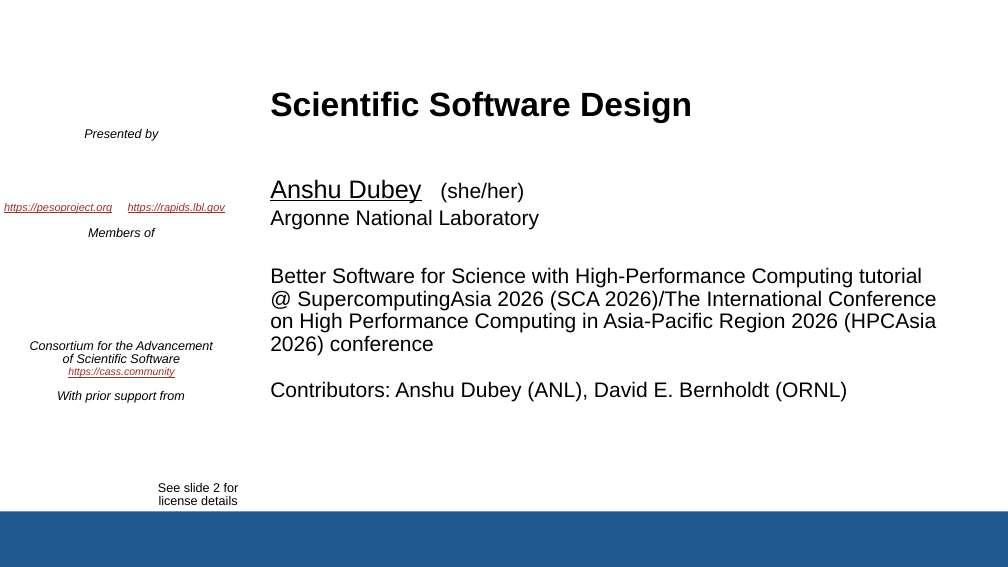
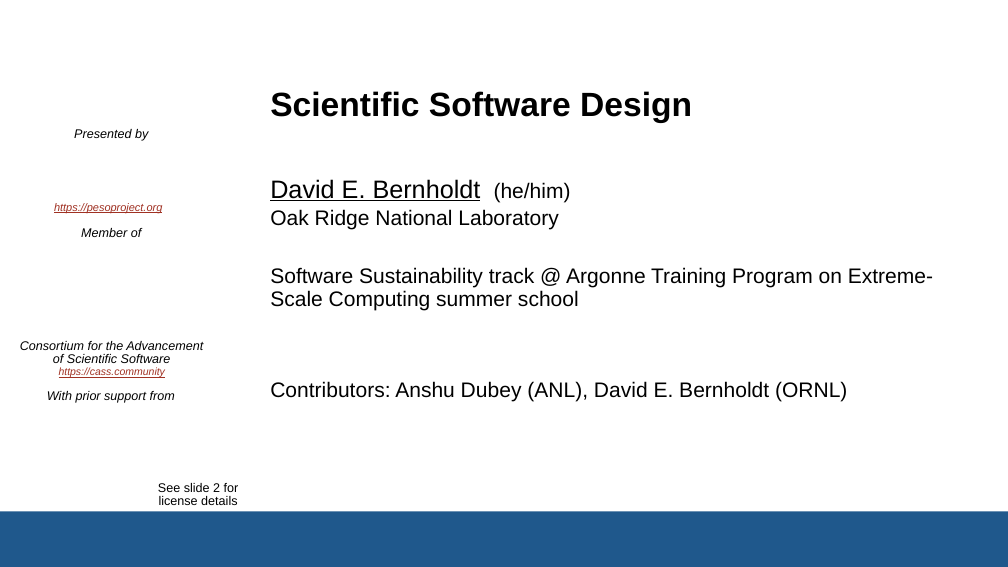
Before and after one commit to bssw-tutorial/presentations, a slide deck: slide 1 of design.pptx. Drawn at 1008x567 pixels with LibreOffice and Linux fonts; fonts in the diff are those of the drawing; background and template pictures are left out. Boxes give left, top, right and bottom in pixels: in the first picture for what was removed or moved away, otherwise in the second. Text is boxed around its words. In the diff, an @@ line names an element or a change of style, - is before the commit and + after.

Commit message:
Update design for ATPESC 2026

```diff
--- a/design.pptx
+++ b/design.pptx
@@ text at [270, 179, 481, 201]: text changed @@
-Anshu Dubey
+David E. Bernholdt
@@ text "https://pesoproject.org": place and size @@
-text "https://pesoproject.org" at [4, 203, 112, 213]
+text "https://pesoproject.org" at [54, 203, 162, 213]
@@ text removed at [128, 203, 225, 213] @@
-https://rapids.lbl.gov
@@ text at [270, 209, 558, 229]: text changed @@
-Argonne National Laboratory
+Oak Ridge National Laboratory
@@ text at [494, 182, 571, 202]: text changed @@
-(she/her)
+(he/him)
@@ text at [81, 228, 141, 237]: text changed @@
-Members of
+Member of
@@ text at [270, 267, 933, 310]: text changed @@
-Better Software for Science with High-Performance Computing tutorial @ SupercomputingAsia 2026 (SCA 2026)/The International Conference on High Performance Computing in Asia-Pacific Region 2026 (HPCAsia 2026) conference
+Software Sustainability track @ Argonne Training Program on Extreme-Scale Computing summer school
@@ 3 texts: place and size @@
-3 texts at [30, 129, 213, 403]
+3 texts at [20, 129, 203, 403]
```
Also in this commit, not shown: 13 other slides changed.
